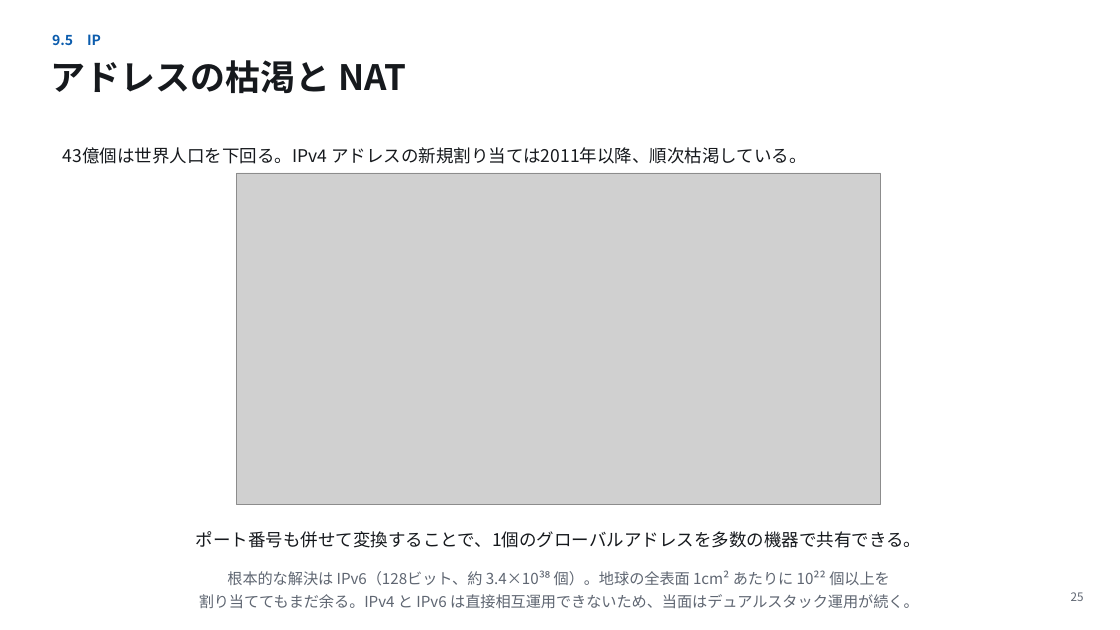
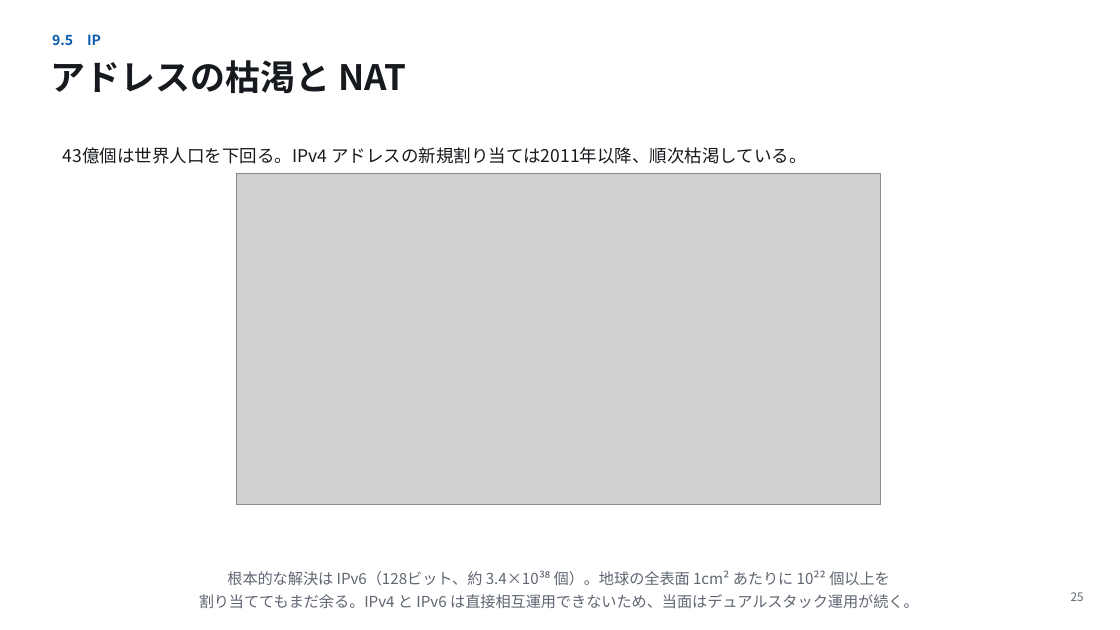
Before and after one commit to koide55/CompOutline, a slide deck: slide 25 of slides/第09回_ネットワークの基礎.pptx. Drawn at 1120x630 pixels with LibreOffice and Linux fonts; fonts in the diff are those of the drawing; grey boxes stand for pictures. Boxes give left, top, right and bottom in pixels: in the first picture for what was removed or moved away, otherwise in the second. Text is boxed around its words. In the diff, an @@ line names an element or a change of style, - is before the commit and + after.

```diff
--- a/slides/第09回_ネットワークの基礎.pptx
+++ b/slides/第09回_ネットワークの基礎.pptx
@@ text removed at [196,531,921,548] @@
-ポート番号も併せて変換することで、1個のグローバルアドレスを多数の機器で共有できる。
```
Also in this commit, not shown: 1 other slide changed, 23 other files.
